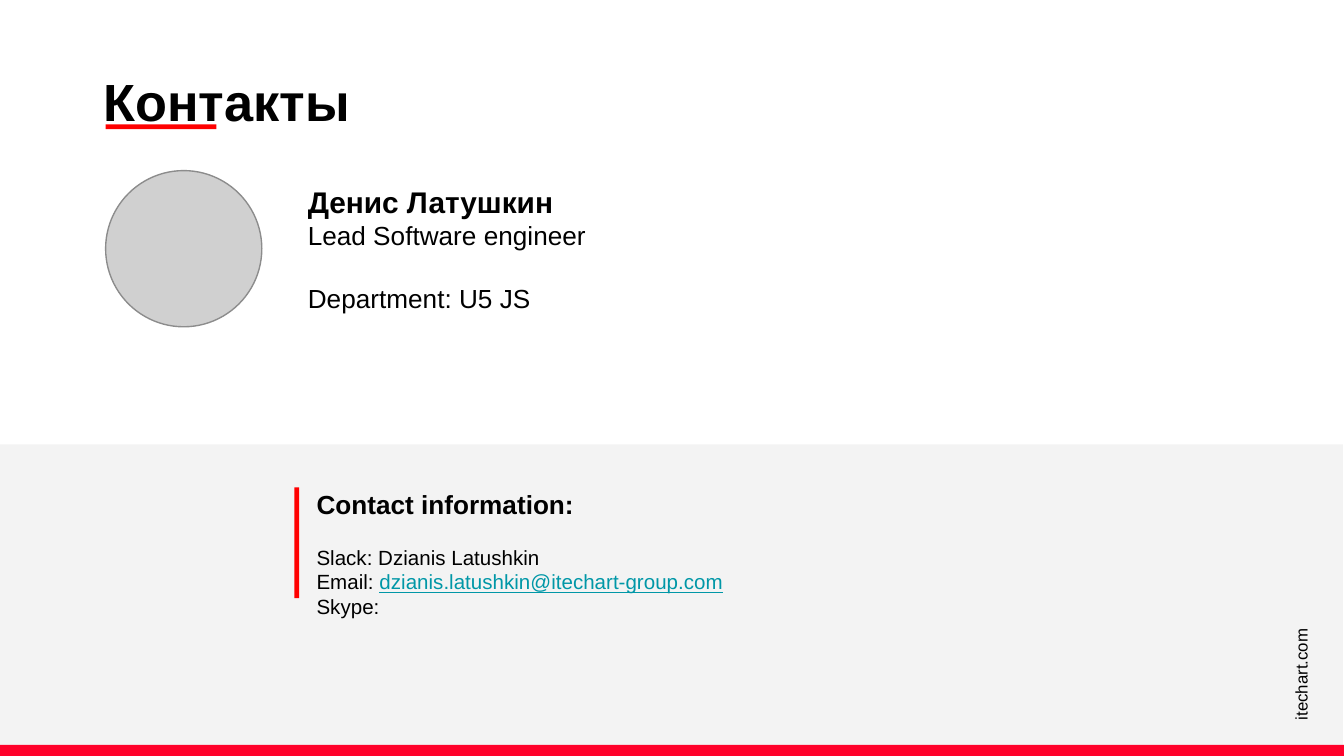
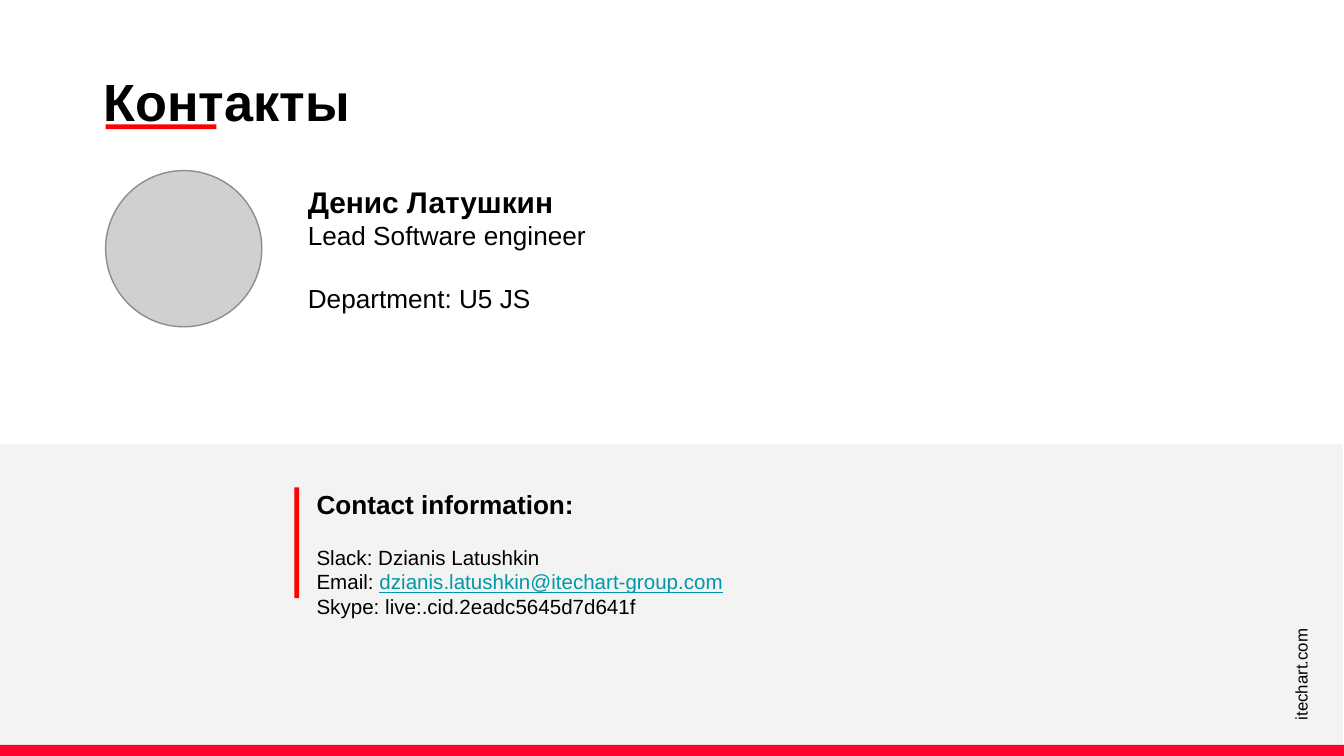
Before and after one commit to latushkin-itechart/vue-workshop, a slide deck: slide 2 of L1/L1.pptx. Drawn at 1344x756 pixels with LibreOffice and Linux fonts; fonts in the diff are those of the drawing; grey boxes stand for pictures. Boxes give left, top, right and bottom in pixels: in the first picture for what was removed or moved away, otherwise in the second. Text is boxed around its words. In the diff, an @@ line names an element or a change of style, - is before the commit and + after.

```diff
--- a/L1/L1.pptx
+++ b/L1/L1.pptx
@@ text at [317,599,635,619]: text changed @@
-Skype:
+Skype: live:.cid.2eadc5645d7d641f
```
Also in this commit, not shown: 10 other slides changed, 20 slides added, 10 slides removed, 38 other files.
